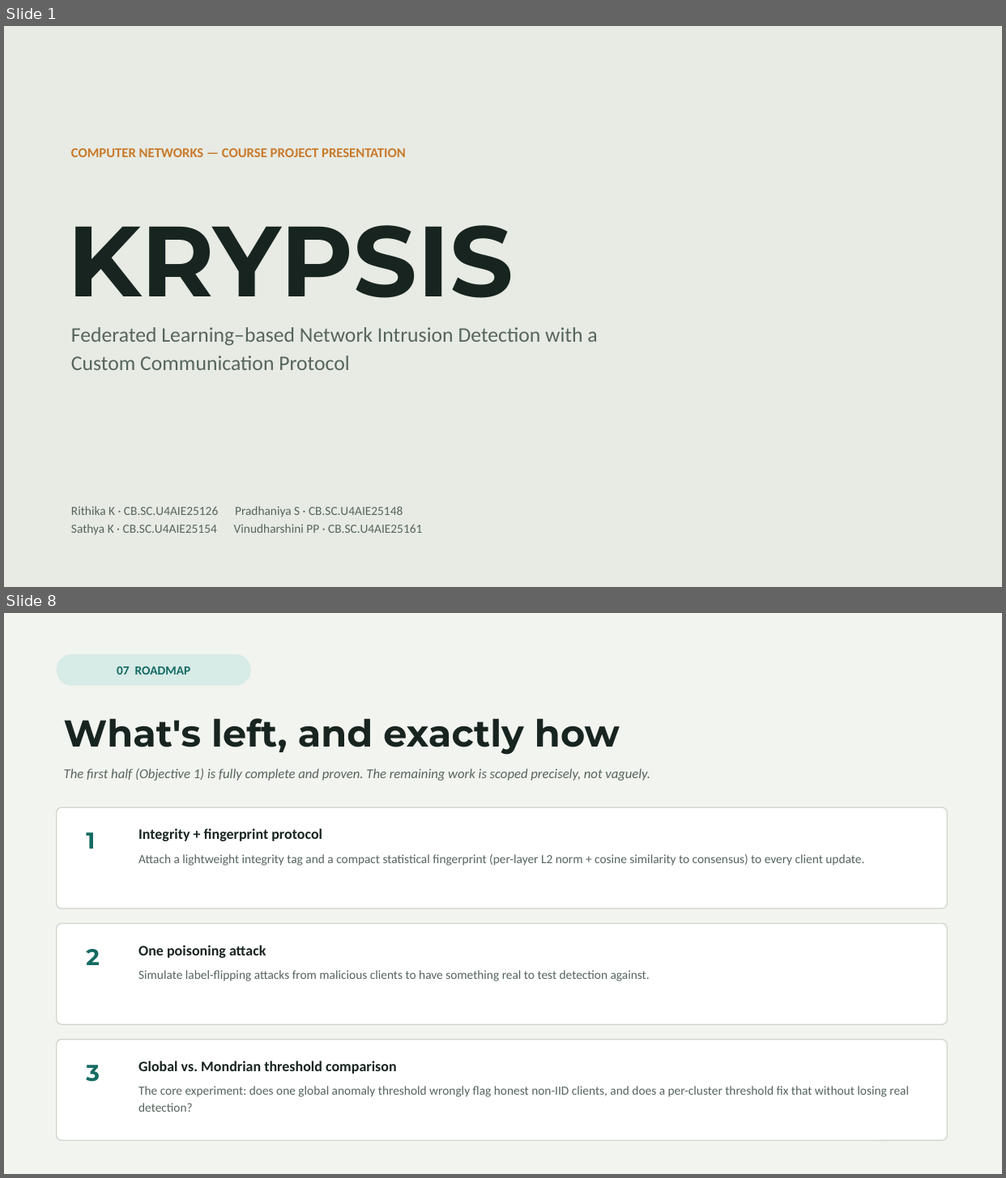
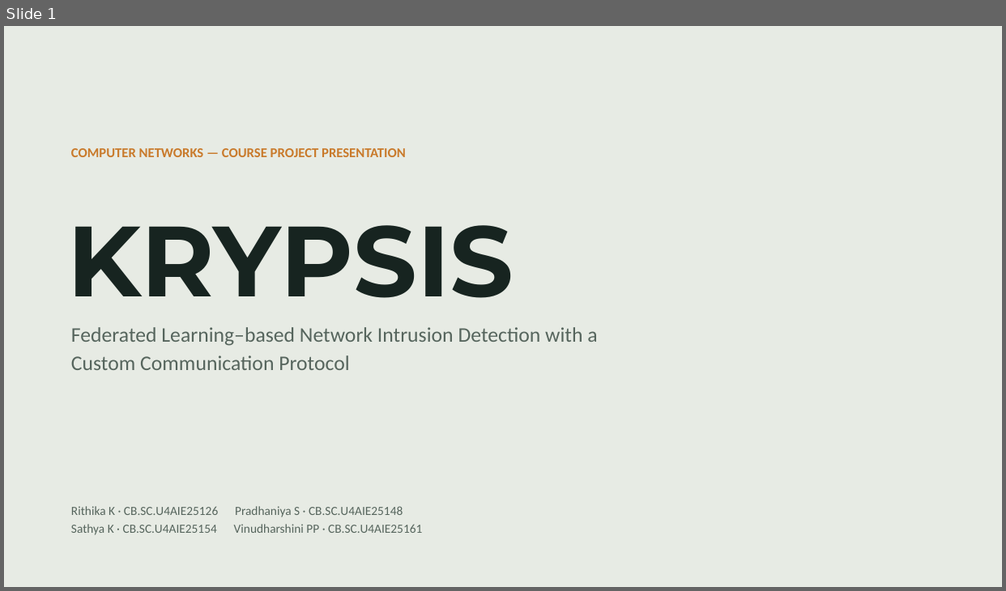
Before and after one commit to Vinudharshini18/Krypsis-A-network-intrusion-detection-system, a slide deck: presentation/Krypsis_Presentation.pptx. Shown one above the other, each under a label of ours: slides 1 and 8 before the commit, slide 1 after it; the slides between them are not shown. The pictures are 1006x1178 and 1006x591 pixels, drawn with LibreOffice and Linux fonts; fonts in the diff are those of the drawing. Boxes give left, top, right and bottom in pixels: in the first picture for what was removed or moved away, otherwise in the second. Text is boxed around its words. In the diff, an @@ line names an element or a change of style, - is before the commit and + after.

Commit message:
Add improved defenses, backdoor attack and NSL-KDD replication
- protocol.py: per-client weight cap and trimmed-mean second check for
  flagged updates
- defense_experiment.py: none / v1 / v2 / v2-Mondrian policies under
  label flipping and backdoor attacks, on FLNET2023 (5 seeds) and
  NSL-KDD (10 seeds); 120 runs, resumable
- preprocess_nslkdd.py + data/NSL-KDD: NSL-KDD restored as a
  replication dataset with a 10-client Dirichlet split
- multiclass.py: 11-class detection (results pending)
- Slides rebuilt from results files (10 slides); handbook script
  rewritten (PDF not yet regenerated)
- README: Phase 9 results, including the weight cap's downside and the
  backdoor failing on FLNET2023

```diff
--- a/presentation/Krypsis_Presentation.pptx
+++ b/presentation/Krypsis_Presentation.pptx
@@ slide 8 removed at (4,613,1002,1174), background #FFFFFF @@
@@ rectangle removed at (4,613,1002,1174) @@
@@ rounded rectangle removed at (57,654,251,686) @@
-07 ROADMAP
@@ text removed at (64,718,620,755) @@
-What's left, and exactly how
@@ text removed at (64,769,650,781) @@
-The first half (Objective 1) is fully complete and proven. The remaining work is scoped precisely, not vaguely.
@@ rounded rectangle removed at (57,807,948,909) @@
@@ text removed at (138,828,322,841) @@
-Integrity + fingerprint protocol
@@ text removed at (86,833,95,849) @@
-1
@@ text removed at (138,854,864,866) @@
-Attach a lightweight integrity tag and a compact statistical fingerprint (per-layer L2 norm + cosine similarity to consensus) to every client update.
@@ rounded rectangle removed at (57,924,948,1024) @@
@@ text removed at (86,949,100,965) @@
-2
@@ text removed at (138,945,266,958) @@
-One poisoning attack
@@ text removed at (138,970,650,982) @@
-Simulate label-flipping attacks from malicious clients to have something real to test detection against.
@@ rounded rectangle removed at (57,1040,948,1141) @@
@@ text removed at (86,1065,100,1082) @@
-3
@@ text removed at (138,1061,397,1074) @@
-Global vs. Mondrian threshold comparison
@@ text removed at (138,1086,909,1112) @@
-The core experiment: does one global anomaly threshold wrongly flag honest non-IID clients, and does a per-cluster threshold fix that without losing real detection?
```
Also in this commit, not shown: 6 slides changed, 3 slides added, 11 other files.
